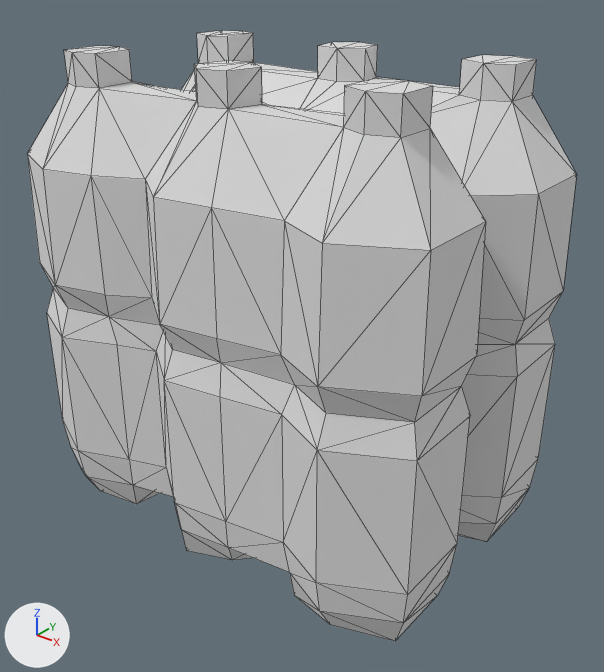
One commit to the glTF model models/ultimate-pack/low-poly-10/m/drinks-water-bottles-pack.glb: the scene before it, then after it.
Camera for both pictures: a 50 mm camera at (0.511, -0.614, 0.575) aimed at (0.026, -0.008, 0.199). Lighting does not change. The marker at lower left points along +X, +Y and +Z. The older version comes first. Mesh edges are drawn as thin lines. Where no turn or scale is listed for an object, it has been applied to the vertices.

The scene before the commit, as lines of its bpy script (objects in view):
```python
mat_43_blue_medium = principled_material('43 BLUE-MEDIUM')
mat_43_blue_medium.base_color = (0.8, 0.8, 0.8)  # white #e7e7e7
mat_43_blue_medium.metallic = 0.4
mat_43_blue_medium.roughness = 1.0
mat_47_blue_white = principled_material('47 BLUE-WHITE')
mat_47_blue_white.base_color = (0.8, 0.8, 0.8)  # white #e7e7e7
mat_47_blue_white.metallic = 0.4
mat_47_blue_white.roughness = 1.0
me_water_bottles_pack = bpy.data.meshes.new('water-bottles-pack')
me_water_bottles_pack.from_pydata(...)  # 287 vertices, 570 faces; spans x -0.24..0.223, y -0.168..0.168, z -0.001..0.473
# faces by material slot: [426, 144]
me_water_bottles_pack.materials.append(mat_47_blue_white)  # white #e7e7e7
me_water_bottles_pack.materials.append(mat_43_blue_medium)  # white #e7e7e7
ob_water_bottles_pack = bpy.data.objects.new('water-bottles-pack', me_water_bottles_pack)
ob_water_bottles_pack.location = (0.017, 0.0, 0.0)
```
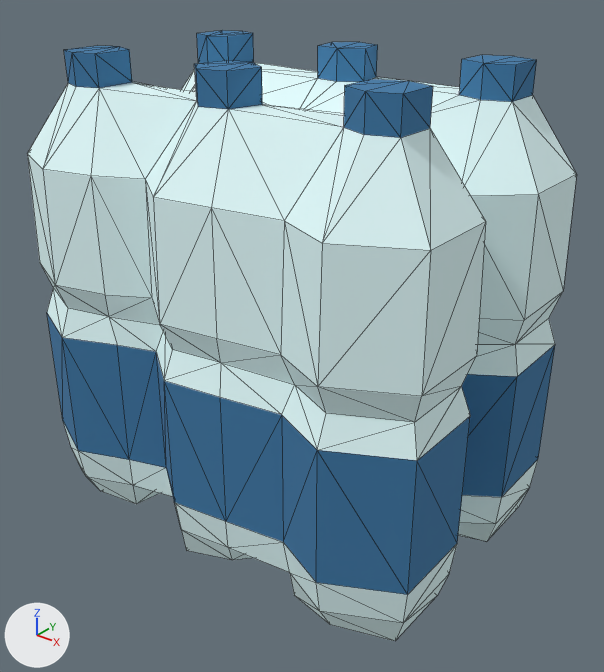
Location of each change, (x1, y1, x2, y2) in pixels of the pictures (604 x 672 px):
'water-bottles-pack', recoloured
    both: (27, 30, 577, 641)

The edits, one by one:
Material '47 BLUE-WHITE' (mat_47_blue_white) changes colour from white #e7e7e7 to pale blue #e4feff; in linear values from (0.8, 0.8, 0.8) to (0.776, 0.991, 1.0).
Material '43 BLUE-MEDIUM' (mat_43_blue_medium) changes colour from white #e7e7e7 to blue #3d79a7; in linear values from (0.8, 0.8, 0.8) to (0.0467, 0.191, 0.386).
